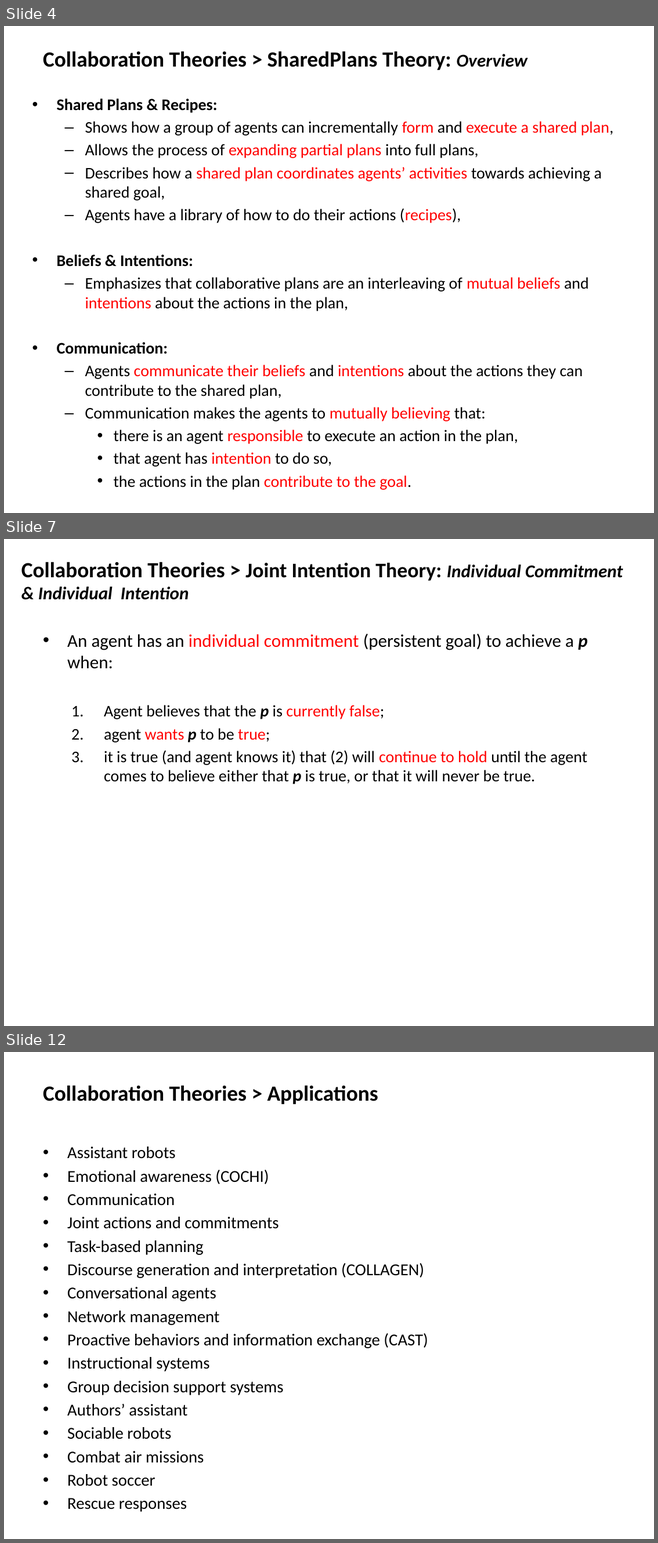
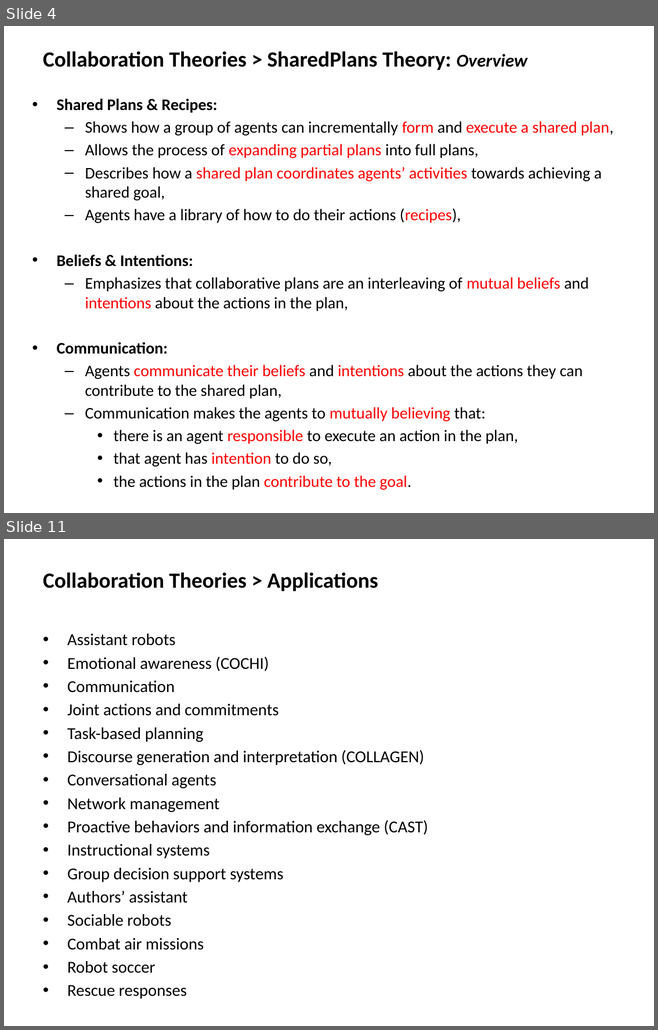
Before and after one commit to mshayganfar/CompExam1, a slide deck: presentation/PhD-comprehensive-exam-2.pptx. Shown one above the other, each under a label of ours: slides 4, 7 and 12 before the commit, slides 4 and 11 after it; the slides between them are not shown. The pictures are 658x1543 and 658x1030 pixels, drawn with LibreOffice and Linux fonts; fonts in the diff are those of the drawing. Boxes give left, top, right and bottom in pixels: in the first picture for what was removed or moved away, otherwise in the second. Text is boxed around its words. In the diff, an @@ line names an element or a change of style, - is before the commit and + after.

```diff
--- a/presentation/PhD-comprehensive-exam-2.pptx
+++ b/presentation/PhD-comprehensive-exam-2.pptx
@@ slide 7 removed at (4,539,654,1026), background #FFFFFF @@
@@ text removed at (21,562,622,600) @@
-Collaboration Theories > Joint Intention Theory: Individual Commitment & Individual Intention
@@ text removed at (67,634,587,784) @@
-• An agent has an individual commitment (persistent goal) to achieve a p when:
-  1. Agent believes that the p is currently false;
-  2. agent wants p to be true;
-  3. it is true (and agent knows it) that (2) will continue to hold until the agent comes to believe either that p is true, or that it will never be true.
@@ what was slide 12 is now slide 11 @@
```
Also in this commit, not shown: 8 slides changed.
